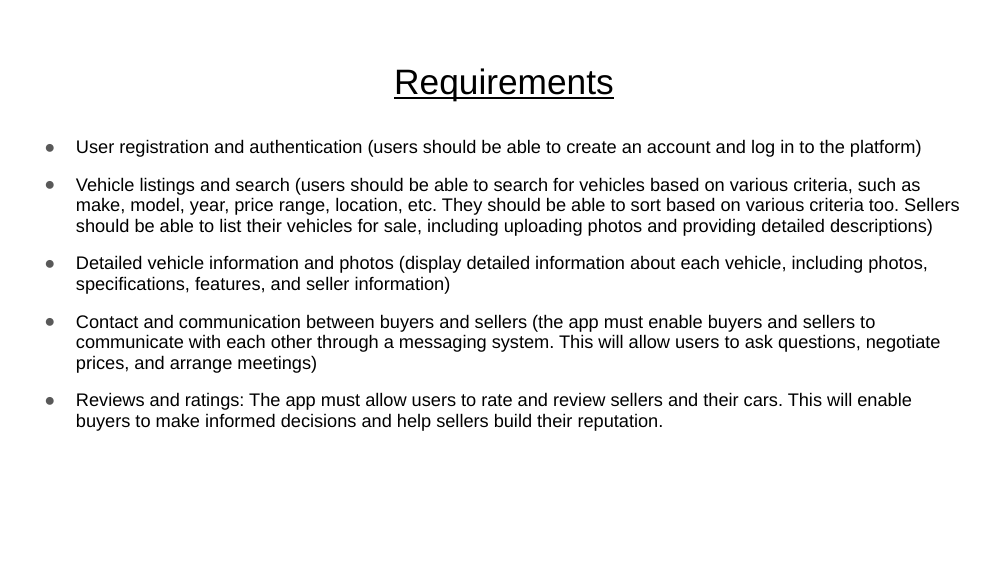
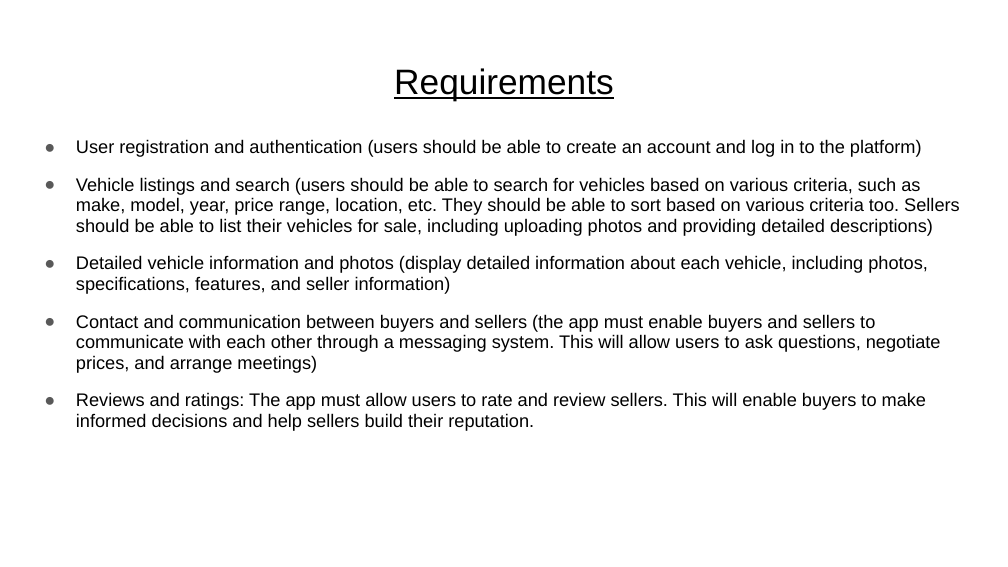
Before and after one commit to AndreiGhita2002/WAD_Car_Market, a slide deck: slide 3 of Design Specification.pptx. Drawn at 1008x567 pixels with LibreOffice and Linux fonts; fonts in the diff are those of the drawing. Boxes give left, top, right and bottom in pixels: in the first picture for what was removed or moved away, otherwise in the second. Text is boxed around its words. In the diff, an @@ line names an element or a change of style, - is before the commit and + after.

```diff
--- a/Design Specification.pptx
+++ b/Design Specification.pptx
@@ text at <box>76,392,926,431</box>: text changed @@
-● Reviews and ratings: The app must allow users to rate and review sellers and their cars. This will enable buyers to make informed decisions and help sellers build their reputation.
+● Reviews and ratings: The app must allow users to rate and review sellers. This will enable buyers to make informed decisions and help sellers build their reputation.
```
Also in this commit, not shown: 1 other slide changed.
